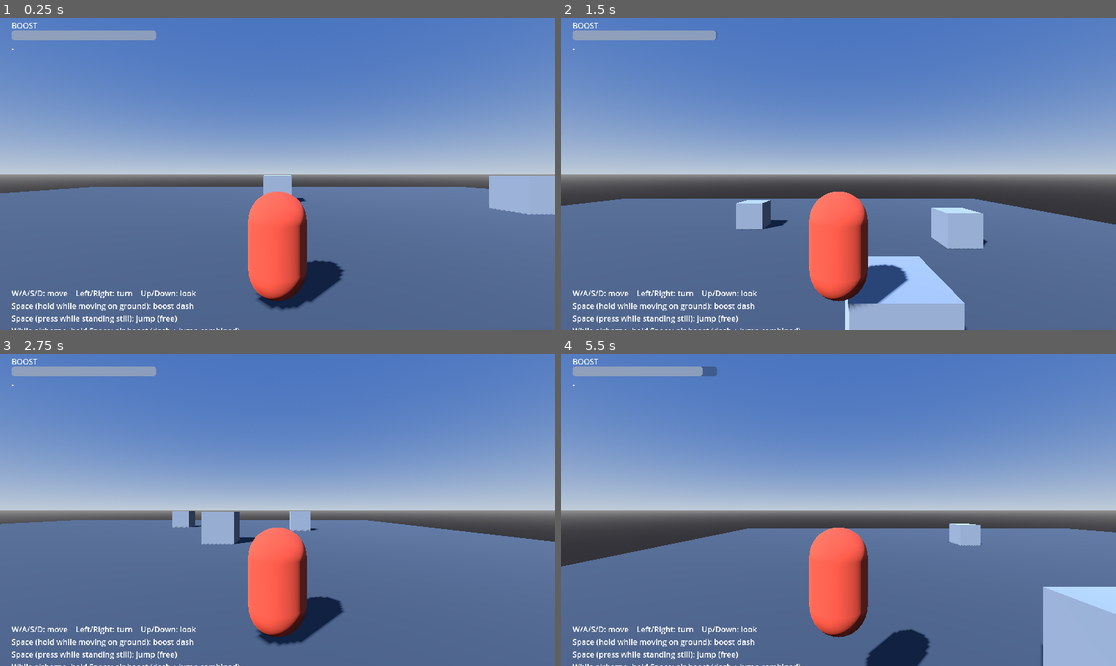
Above: before the commit, frames 1-4 (two rows, left to right).
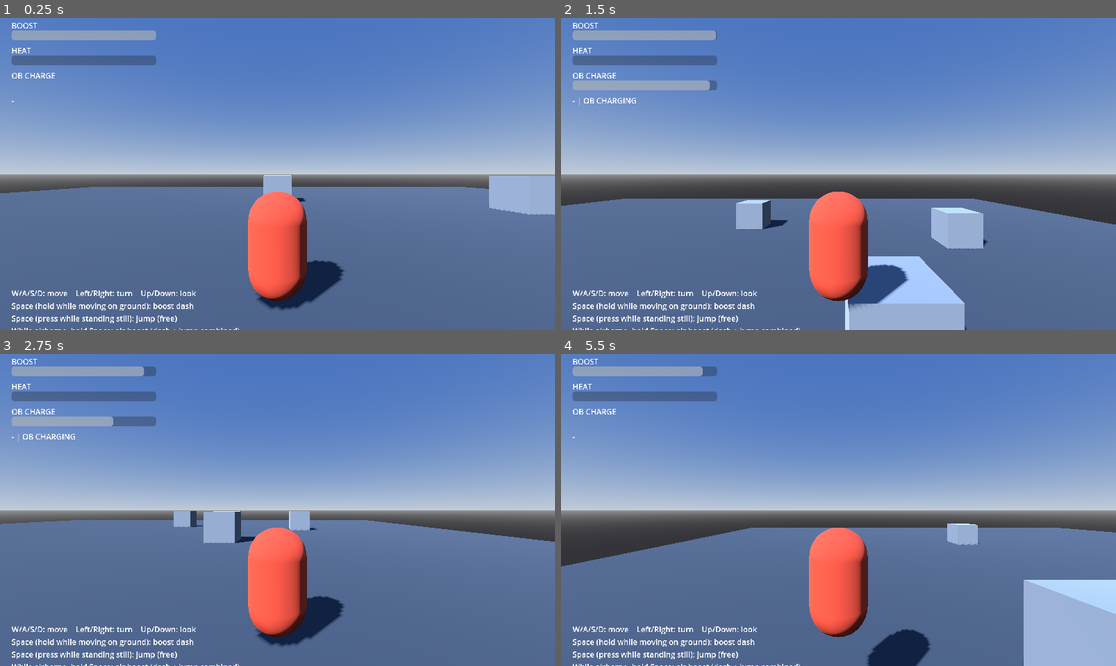
Above: after the commit, the same moments.

Repository: kozakoza1216/ac
Game: Godot game, scene res://scenes/Main.tscn
The game is run twice, just before and just after one commit, with the same random seed, the same clock (stepped at 60 frames per second) and the same inputs.
Inputs:
- Up to frame 1 (0.25 s): no input
- Up to frame 2 (1.5 s): tap Enter at 0.5 s; hold D 0.53-1.28 s; hold B 0.53-1.28 s; tap Space at 0.77, 0.8, 1.07, 1.35 s; hold S from 1.28 s (still down)
- Up to frame 3 (2.75 s): tap Space at 1.52, 1.82, 2.3 s; tap B at 1.55 s; release S at 2.03 s; hold D from 2.03 s (still down); hold B from 2.03 s (still down)
- Up to frame 4 (5.5 s): release D at 2.78 s; release B at 2.78 s; hold W 2.78-3.53 s; tap B at 2.85, 4.35 s; tap Space at 3.02, 3.32, 4.52, 4.82, 5.3 s; hold Space 3.53-4.28 s; hold A 3.53-5.03 s; hold S from 5.03 s (still down); hold B from 5.03 s (still down)

The runs differ from the first frame. In frame 1, 0.9% of the frame differs, in the area x 2-29%, y 9-27%; in frame 2, 1.8%; in frame 3, 2.2%; in frame 4, 2.4%, in the area x 2-100%, y 9-100%.

Commit message:
Add Overed Boost (OB) with charge/brake and a live heat model
Overed Boost is a separate, much stronger movement multiplier gated on
an OB-type core (CorePart.is_ob_type), bound to B:

- Press B to start a fixed 1s charge (HUD shows an OB CHARGE bar); you
  can move normally during it, but boosting while charging generates
  heat as though OB and boost were already active together.
- Once charged, OB multiplies whatever movement is currently happening
  (walk/air-control/boost-dash/air-boost) and requires continuous
  movement input -- losing input, or running out of EN, ends it the
  same as pressing B again.
- Ending it in the air just stops; ending it on the ground brakes to a
  stop first (all input locked out until the brake finishes), at a rate
  set by the equipped legs' new brake_performance stat.
- OB draws its own EN and generates its own heat, tracked as separate
  rates from the booster's, though both apply against the same shared
  boost gauge since there's only one generator.

Introduces a live heat meter (new to the player controller, previously
only modeled statically in ACBuild): heat above half the radiator's
cooling accumulates, at or below it drains back down, and reaching the
radiator's full cooling value means overheating, which suspends the
gauge's generator-supply term entirely -- the same rule ACBuild and the
source reference document, now actually simulated during play.

Added CorePart.ob_en_drain/ob_heat and LegsPart.brake_performance
(brake_performance is an original stat, not from the source table) and
populated real OB numbers on RAKAN from the source PDF. Player now
references a CorePart/LegsPart/BoosterPart/RadiatorPart directly
(RAKAN/CR-LH69S/CR-B69/CR-R92 by default in Main.tscn) to drive this --
the first time equipped parts actually affect gameplay, though ordinary
walk/dash/air-boost speed is still the existing hardcoded constants.

Co-Authored-By: Claude Sonnet 5 <noreply@anthropic.com>
Claude-Session: https://claude.ai/code/session_01AUEeVjV1iAVicfMFpLPHpb

Diff:
--- a/resources/parts/core/rakan.tres
+++ b/resources/parts/core/rakan.tres
@@ -19,3 +19,5 @@
 intercept_performance = 0.0
 is_ob_type = true
 ob_output = 25740.0
+ob_en_drain = 789.0
+ob_heat = 4500.0
--- a/resources/parts/legs/cr_lh69s.tres
+++ b/resources/parts/legs/cr_lh69s.tres
@@ -16,3 +16,4 @@
 energy_defense = 447.0
 turning_performance = 114.0
 jump_performance = 95.0
+brake_performance = 24.0
--- a/resources/parts/legs/cr_lt69.tres
+++ b/resources/parts/legs/cr_lt69.tres
@@ -16,3 +16,4 @@
 energy_defense = 408.0
 turning_performance = 0.0
 jump_performance = 0.0
+brake_performance = 36.0
--- a/resources/parts/legs/lf01_monitor.tres
+++ b/resources/parts/legs/lf01_monitor.tres
@@ -16,3 +16,4 @@
 energy_defense = 534.0
 turning_performance = 0.0
 jump_performance = 0.0
+brake_performance = 28.0
--- a/resources/parts/legs/lr01_goat.tres
+++ b/resources/parts/legs/lr01_goat.tres
@@ -16,3 +16,4 @@
 energy_defense = 401.0
 turning_performance = 0.0
 jump_performance = 0.0
+brake_performance = 16.0
--- a/scenes/Main.tscn
+++ b/scenes/Main.tscn
@@ -1,6 +1,10 @@
-[gd_scene load_steps=14 format=3]
+[gd_scene load_steps=18 format=3]
 
 [ext_resource type="Script" path="res://scripts/player.gd" id="1"]
+[ext_resource type="Resource" path="res://resources/parts/core/rakan.tres" id="10"]
+[ext_resource type="Resource" path="res://resources/parts/legs/cr_lh69s.tres" id="11"]
+[ext_resource type="Resource" path="res://resources/parts/booster/cr_b69.tres" id="13"]
+[ext_resource type="Resource" path="res://resources/parts/radiator/cr_r92.tres" id="14"]
 
 [sub_resource type="BoxShape3D" id="BoxShape3D_ground"]
 size = Vector3(60, 1, 60)
@@ -111,6 +115,10 @@
 [node name="Player" type="CharacterBody3D" parent="."]
 position = Vector3(0, 1, 0)
 script = ExtResource("1")
+core_part = ExtResource("10")
+legs_part = ExtResource("11")
+booster_part = ExtResource("13")
+radiator_part = ExtResource("14")
 
 [node name="MeshInstance3D" type="MeshInstance3D" parent="Player"]
 mesh = SubResource("CapsuleMesh_player")
@@ -156,13 +164,52 @@
 value = 100.0
 show_percentage = false
 
+[node name="HeatLabel" type="Label" parent="HUD/Control"]
+layout_mode = 0
+offset_left = 24.0
+offset_top = 56.0
+offset_right = 200.0
+offset_bottom = 76.0
+text = "HEAT"
+
+[node name="HeatBar" type="ProgressBar" parent="HUD/Control"]
+unique_name_in_owner = true
+layout_mode = 0
+offset_left = 24.0
+offset_top = 78.0
+offset_right = 324.0
+offset_bottom = 98.0
+max_value = 1.0
+value = 0.0
+show_percentage = false
+
+[node name="ObChargeLabel" type="Label" parent="HUD/Control"]
+layout_mode = 0
+offset_left = 24.0
+offset_top = 108.0
+offset_right = 220.0
+offset_bottom = 128.0
+text = "OB CHARGE"
+
+[node name="ObChargeBar" type="ProgressBar" parent="HUD/Control"]
+unique_name_in_owner = true
+visible = false
+layout_mode = 0
+offset_left = 24.0
+offset_top = 130.0
+offset_right = 324.0
+offset_bottom = 150.0
+max_value = 100.0
+value = 0.0
+show_percentage = false
+
 [node name="StateLabel" type="Label" parent="HUD/Control"]
 unique_name_in_owner = true
 layout_mode = 0
 offset_left = 24.0
-offset_top = 52.0
-offset_right = 300.0
-offset_bottom = 74.0
+offset_top = 160.0
+offset_right = 460.0
+offset_bottom = 182.0
 text = "-"
 
 [node name="InfoLabel" type="Label" parent="HUD/Control"]
@@ -170,5 +217,5 @@
 offset_left = 24.0
 offset_top = 560.0
 offset_right = 620.0
-offset_bottom = 700.0
-text = "W/A/S/D: move    Left/Right: turn    Up/Down: look\n …(188 unchanged characters)… -press quickly: launch into an air boost"
+offset_bottom = 760.0
+text = "W/A/S/D: move    Left/Right: turn    Up/Down: look\n …(188 unchanged characters)… -press quickly: launch into an air boost\nB: Overed Boost (OB-core only) -- 1s charge, then multiplies your\ncurrent movement as long as you keep moving. B again (or stopping)\nends it; on the ground that means braking to a halt first."
--- a/scripts/parts/core_part.gd
+++ b/scripts/parts/core_part.gd
@@ -22,3 +22,10 @@
 
 @export var is_ob_type: bool = false
 @export var ob_output: float = 0.0
+## EN drained per second while Overed Boost is actually active.
+@export var ob_en_drain: float = 0.0
+## Heat generated per second while Overed Boost is active (also applied
+## while charging if boost is used at the same time). The source table's
+## heat column wasn't fully captured for every OB core, so this is an
+## estimate for cores where noted.
+@export var ob_heat: float = 0.0
--- a/scripts/parts/legs_part.gd
+++ b/scripts/parts/legs_part.gd
@@ -21,3 +21,9 @@
 @export var energy_defense: float = 0.0
 @export var turning_performance: float = 0.0
 @export var jump_performance: float = 0.0
+
+## Ground deceleration (units/s^2) used to brake out of Overed Boost.
+## Not part of the source parts table -- an original stat added for
+## that mechanic, roughly themed by leg type (wide/stable footing
+## brakes harder; reverse-joint's poor stability brakes worst).
+@export var brake_performance: float = 20.0
--- a/scripts/player.gd
+++ b/scripts/player.gd
@@ -16,8 +16,22 @@
 ##       time -- boost dash and boost jump combined into one air boost
 ##     - release boost mid ground-dash, then press it again within a
 ##       short window, to launch off the ground into an air boost
+##   B              : Overed Boost (OB) -- only with an OB-type core
+##     equipped. Press once to start a 1s charge (a charge effect shows
+##     on the HUD during that window; you can still move normally, but
+##     boosting while charging generates heat as though OB and boost
+##     were already running together). Once charged, OB is active: it
+##     multiplies whatever movement you're doing, requires you to keep
+##     giving movement input the whole time (it stops the moment you
+##     don't), and drains its own EN and generates its own heat,
+##     tracked separately from the normal boost dash/air-boost cost.
+##     Press B again (or stop moving) to end it -- on the ground this
+##     brakes to a stop (no input accepted until the brake finishes,
+##     faster with better leg brake performance) rather than snapping
+##     to zero; in the air it just ends.
 
 enum State { NORMAL, BOOST_DASH, AIR_BOOST }
+enum ObState { INACTIVE, CHARGING, ACTIVE, BRAKING }
 
 const GRAVITY := 32.0
 
@@ -42,10 +56,11 @@
 const BOOST_GAUGE_MAX := 100.0
 
 # Generator model: the gauge is a buffer between a constant generator
-# supply and whatever the boosters are actively drawing. Supply is always
-# being added; when a booster's draw is higher than the supply, the gauge
-# nets down, and the moment draw drops (partially or to zero) it nets back
-# up again -- no separate "regen delay" state needed.
+# supply and whatever the boosters (and OB, see below) are actively
+# drawing. Supply is always being added; when total draw is higher than
+# the supply, the gauge nets down, and the moment draw drops (partially
+# or to zero) it nets back up again -- no separate "regen delay" state
+# needed. Overheating (see below) suspends the supply term entirely.
 const BOOST_SUPPLY := 24.0
 const BOOST_DASH_DRAIN := 52.0
 const AIR_BOOST_DRAIN := 60.0
@@ -64,12 +79,29 @@
 const PITCH_MIN := -1.05 # ~ -60 deg
 const PITCH_MAX := 0.87 # ~ 50 deg
 
+# Overed Boost: charge time is fixed regardless of parts; the speed/accel
+# multipliers stack on top of whatever movement mode is currently active
+# (walk/air-control/boost-dash/air-boost) rather than replacing it.
+const OB_CHARGE_TIME := 1.0
+const OB_SPEED_MULTIPLIER := 2.5
+const OB_ACCEL_MULTIPLIER := 1.8
+
+@export var core_part: CorePart
+@export var legs_part: LegsPart
+@export var booster_part: BoosterPart
+@export var radiator_part: RadiatorPart
+
 @onready var camera_pivot: Node3D = $CameraPivot
 @onready var boost_bar: ProgressBar = get_node_or_null("%BoostBar")
+@onready var heat_bar: ProgressBar = get_node_or_null("%HeatBar")
+@onready var ob_charge_bar: ProgressBar = get_node_or_null("%ObChargeBar")
 @onready var state_label: Label = get_node_or_null("%StateLabel")
 
 var state: int = State.NORMAL
+var ob_state: int = ObState.INACTIVE
 var boost_gauge: float = BOOST_GAUGE_MAX
+var heat: float = 0.0
+var is_overheating: bool = false
 
 var awaiting_reboost: bool = false
 var reboost_deadline: float = -1.0
@@ -80,9 +112,11 @@
 var _coasting_from_dash: bool = false
 
 var cam_pitch: float = 0.0
+var ob_charge_timer: float = 0.0
 
 var _t: float = 0.0
 var _boost_prev_held: bool = false
+var _ob_prev_held: bool = false
 var _stagger_timer: float = 0.0
 
 
@@ -91,15 +125,38 @@
 
 	if _stagger_timer > 0.0:
 		# Hard-landing stagger: no input of any kind, just let gravity
-		# keep settling the body until it wears off.
+		# keep settling the body until it wears off. OB is cancelled
+		# outright rather than left charging/active through a stagger.
 		_stagger_timer = maxf(0.0, _stagger_timer - delta)
 		state = State.NORMAL
+		ob_state = ObState.INACTIVE
 		if not is_on_floor():
 			velocity.y -= GRAVITY * delta
 		velocity.x = 0.0
 		velocity.z = 0.0
 		move_and_slide()
 		_boost_prev_held = Input.is_key_pressed(KEY_SPACE)
+		_ob_prev_held = Input.is_key_pressed(KEY_B)
+		_update_hud()
+		return
+
+	if ob_state == ObState.BRAKING:
+		# Grounded-only: no input accepted until the brake finishes.
+		var brake_rate: float = legs_part.brake_performance if legs_part else 20.0
+		var braking_h := Vector3(velocity.x, 0.0, velocity.z)
+		braking_h = braking_h.move_toward(Vector3.ZERO, brake_rate * delta)
+		velocity.x = braking_h.x
+		velocity.z = braking_h.z
+		if not is_on_floor():
+			velocity.y -= GRAVITY * delta
+		elif velocity.y < 0.0:
+			velocity.y = -1.0
+		move_and_slide()
+		if braking_h.length() < 0.05:
+			ob_state = ObState.INACTIVE
+		state = State.NORMAL
+		_boost_prev_held = Input.is_key_pressed(KEY_SPACE)
+		_ob_prev_held = Input.is_key_pressed(KEY_B)
 		_update_hud()
 		return
 
@@ -117,6 +174,37 @@
 
 	var was_on_floor := is_on_floor()
 	var h_velocity := Vector3(velocity.x, 0.0, velocity.z)
+
+	# --- Overed Boost: trigger, charge, and the "must keep moving" rule ---
+	var ob_pressed := Input.is_key_pressed(KEY_B)
+	var ob_just_pressed := ob_pressed and not _ob_prev_held
+	var ob_available := core_part != null and core_part.is_ob_type
+
+	if ob_just_pressed:
+		match ob_state:
+			ObState.INACTIVE:
+				if ob_available:
+					ob_state = ObState.CHARGING
+					ob_charge_timer = 0.0
+			ObState.CHARGING:
+				ob_state = ObState.INACTIVE
+			ObState.ACTIVE:
+				ob_state = ObState.BRAKING if was_on_floor else ObState.INACTIVE
+			ObState.BRAKING:
+				pass
+
+	if ob_state == ObState.CHARGING:
+		ob_charge_timer += delta
+		if ob_charge_timer >= OB_CHARGE_TIME:
+			ob_state = ObState.ACTIVE
+	elif ob_state == ObState.ACTIVE and (not has_move_input or boost_gauge <= 0.0):
+		# OB demands continuous movement and running out of EN ends it
+		# the same way pressing the button again would.
+		ob_state = ObState.BRAKING if was_on_floor else ObState.INACTIVE
+
+	var ob_active := ob_state == ObState.ACTIVE
+	var ob_speed_mult := OB_SPEED_MULTIPLIER if ob_active else 1.0
+	var ob_accel_mult := OB_ACCEL_MULTIPLIER if ob_active else 1.0
 
 	# Free jump: a press while standing still on the ground always fires
 	# immediately, no gauge cost. Whatever happens with boost afterward
@@ -161,7 +249,7 @@
 		State.NORMAL:
 			if was_on_floor:
 				if has_move_input:
-					h_velocity = h_velocity.move_toward(move_dir * WALK_MAX_SPEED, WALK_ACCEL * delta)
+					h_velocity = h_velocity.move_toward(move_dir * WALK_MAX_SPEED * ob_speed_mult, WALK_ACCEL * ob_accel_mult * delta)
 					_coasting_from_dash = false
 				elif _coasting_from_dash:
 					# Still bleeding off momentum from a boost dash that
@@ -174,26 +262,58 @@
 					h_velocity = Vector3.ZERO
 			else:
 				if has_move_input:
-					h_velocity = h_velocity.move_toward(move_dir * AIR_CONTROL_MAX_SPEED, AIR_CONTROL_ACCEL * delta)
+					h_velocity = h_velocity.move_toward(move_dir * AIR_CONTROL_MAX_SPEED * ob_speed_mult, AIR_CONTROL_ACCEL * ob_accel_mult * delta)
 				else:
 					h_velocity = h_velocity.move_toward(Vector3.ZERO, AIR_DAMPING * delta)
 
 		State.BOOST_DASH:
-			h_velocity = h_velocity.move_toward(move_dir * BOOST_MAX_SPEED, BOOST_ACCEL * delta)
+			h_velocity = h_velocity.move_toward(move_dir * BOOST_MAX_SPEED * ob_speed_mult, BOOST_ACCEL * ob_accel_mult * delta)
 			boost_draw = BOOST_DASH_DRAIN
 
 		State.AIR_BOOST:
 			# Boost dash and boost jump combined: always thrust upward,
 			# and also thrust toward the movement input if there is any.
 			velocity.y = minf(velocity.y + AIR_BOOST_VERTICAL_ACCEL * delta, AIR_BOOST_VERTICAL_MAX_SPEED)
-			var h_target := move_dir * BOOST_MAX_SPEED if has_move_input else Vector3.ZERO
-			h_velocity = h_velocity.move_toward(h_target, BOOST_ACCEL * delta)
+			var h_target := move_dir * BOOST_MAX_SPEED * ob_speed_mult if has_move_input else Vector3.ZERO
+			h_velocity = h_velocity.move_toward(h_target, BOOST_ACCEL * ob_accel_mult * delta)
 			boost_draw = AIR_BOOST_DRAIN
 
-	# Generator supply vs. booster draw, applied continuously regardless of
-	# state -- draw above supply nets the gauge down, draw below (or zero)
-	# nets it back up.
-	boost_gauge = clampf(boost_gauge + (BOOST_SUPPLY - boost_draw) * delta, 0.0, BOOST_GAUGE_MAX)
+	# --- Overed Boost EN draw and heat, tracked apart from the booster's ---
+	var boost_heat_rate := 0.0
+	if (state == State.BOOST_DASH or state == State.AIR_BOOST) and booster_part:
+		boost_heat_rate = booster_part.boost_heat
+
+	var ob_heat_rate := 0.0
+	var ob_en_draw := 0.0
+	if ob_available:
+		if ob_state == ObState.ACTIVE:
+			ob_heat_rate = core_part.ob_heat
+			ob_en_draw = core_part.ob_en_drain
+		elif ob_state == ObState.CHARGING and boost_heat_rate > 0.0:
+			# Charging while boosting generates heat as though OB were
+			# already fully active alongside the boost (no EN cost yet,
+			# only heat -- OB's own EN only drains once truly active).
+			ob_heat_rate = core_part.ob_heat
+
+	var cooling := radiator_part.cooling_performance if radiator_part else 0.0
+	var heat_threshold := cooling / 2.0
+	var heat_generation := boost_heat_rate + ob_heat_rate
+	if heat_generation > heat_threshold:
+		heat += (heat_generation - heat_threshold) * delta
+	else:
+		heat = maxf(0.0, heat - (heat_threshold - heat_generation) * delta)
+	var heat_max := cooling if cooling > 0.0 else 1.0
+	heat = minf(heat, heat_max)
+	is_overheating = heat >= heat_max
+
+	# Generator supply vs. total draw (booster + OB, summed here but
+	# computed above as separate named rates). Overheating suspends the
+	# supply term entirely -- draw still applies, nothing regenerates.
+	var total_draw := boost_draw + ob_en_draw
+	if is_overheating:
+		boost_gauge = clampf(boost_gauge - total_draw * delta, 0.0, BOOST_GAUGE_MAX)
+	else:
+		boost_gauge = clampf(boost_gauge + (BOOST_SUPPLY - total_draw) * delta, 0.0, BOOST_GAUGE_MAX)
 
 	velocity.x = h_velocity.x
 	velocity.z = h_velocity.z
@@ -231,6 +351,7 @@
 			velocity.z = 0.0
 
 	_boost_prev_held = boost_held
+	_ob_prev_held = ob_pressed
 	_update_hud()
 
 
@@ -264,14 +385,33 @@
 func _update_hud() -> void:
 	if boost_bar:
 		boost_bar.value = boost_gauge
+	if heat_bar:
+		var cooling := radiator_part.cooling_performance if radiator_part else 1.0
+		heat_bar.max_value = maxf(1.0, cooling)
+		heat_bar.value = heat
+	if ob_charge_bar:
+		ob_charge_bar.visible = ob_state == ObState.CHARGING
+		if ob_charge_bar.visible:
+			ob_charge_bar.value = clampf(ob_charge_timer / OB_CHARGE_TIME, 0.0, 1.0) * 100.0
 	if state_label:
 		if _stagger_timer > 0.0:
 			state_label.text = "LANDING STAGGER"
 			return
+		var text := ""
 		match state:
 			State.NORMAL:
-				state_label.text = "-"
+				text = "-"
 			State.BOOST_DASH:
-				state_label.text = "BOOST DASH"
+				text = "BOOST DASH"
 			State.AIR_BOOST:
-				state_label.text = "AIR BOOST"
+				text = "AIR BOOST"
+		match ob_state:
+			ObState.CHARGING:
+				text += " | OB CHARGING"
+			ObState.ACTIVE:
+				text += " | OB ACTIVE"
+			ObState.BRAKING:
+				text += " | OB BRAKING"
+		if is_overheating:
+			text += " | OVERHEAT"
+		state_label.text = text
Not shown, changed: README.md
